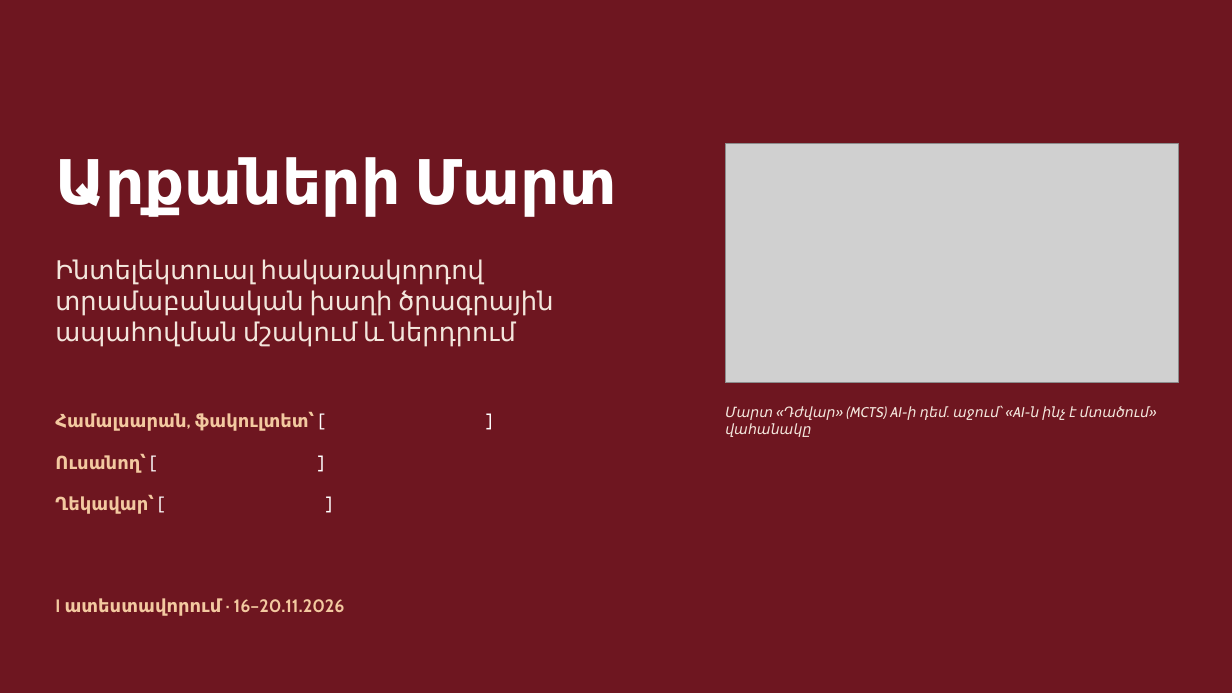
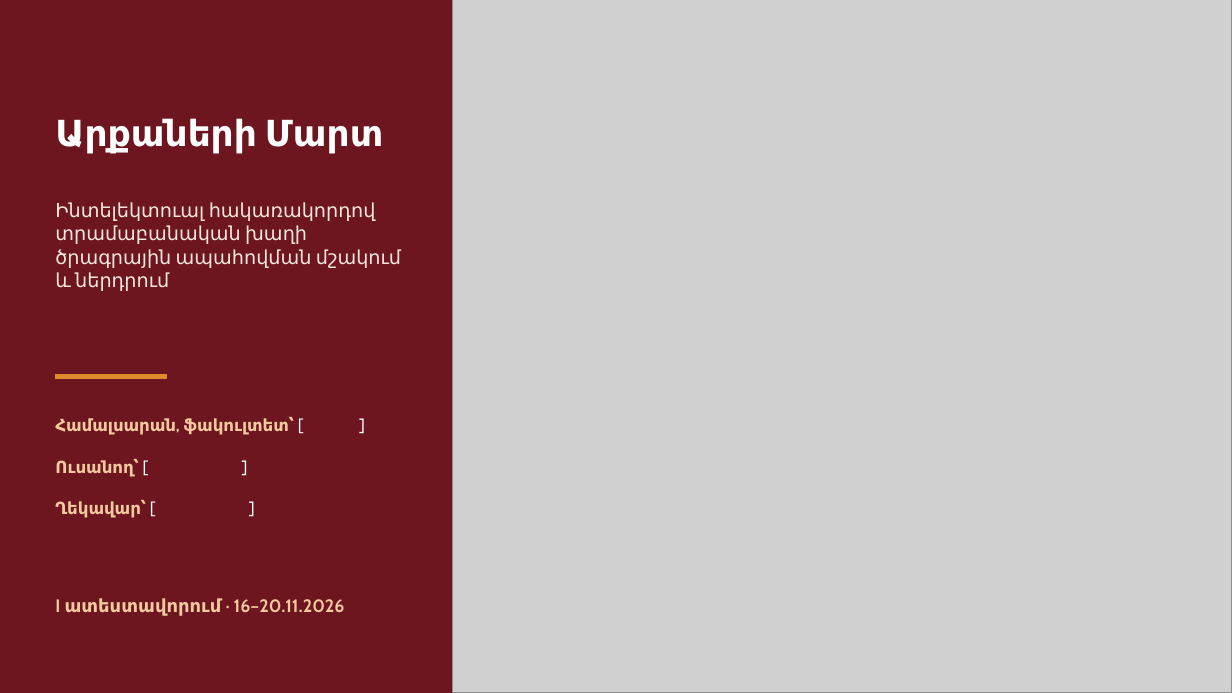
Before and after one commit to arshakhovhannisyannn-coder/kings_fight, a slide deck: slide 1 of docs/presentation/Arqaneri_Mart_I_atestavorum.pptx. Drawn at 1232x693 pixels with LibreOffice and Linux fonts; fonts in the diff are those of the drawing; grey boxes stand for pictures. Boxes give left, top, right and bottom in pixels: in the first picture for what was removed or moved away, otherwise in the second. Text is boxed around its words. In the diff, an @@ line names an element or a change of style, - is before the commit and + after.

```diff
--- a/docs/presentation/Arqaneri_Mart_I_atestavorum.pptx
+++ b/docs/presentation/Arqaneri_Mart_I_atestavorum.pptx
@@ picture added at (x1=453, y1=0, x2=1232, y2=693) @@
@@ title "Արքաների Մարտ" moved from (x1=55, y1=157, x2=618, y2=217) to (x1=55, y1=118, x2=383, y2=154) @@
@@ title "Արքաների Մարտ" at (x1=55, y1=118, x2=383, y2=154): size 48 to 28 pt @@
@@ picture removed at (x1=726, y1=143, x2=1178, y2=383) @@
@@ text "Ինտելեկտուալ հակառակորդով տրամաբանական խաղի ծրագրային ..." moved from (x1=55, y1=259, x2=553, y2=347) to (x1=55, y1=202, x2=401, y2=291) @@
@@ text "Ինտելեկտուալ հակառակորդով տրամաբանական խաղի ծրագրային ..." at (x1=55, y1=202, x2=401, y2=291): size 20 to 15 pt @@
@@ rectangle added at (x1=55, y1=374, x2=166, y2=379), fill #E08A2E, outline #E08A2E 1 pt @@
@@ size 14 to 13 pt in 3 elements at (x1=55, y1=459, x2=139, y2=477), (x1=55, y1=500, x2=146, y2=518), (x1=55, y1=417, x2=295, y2=435) @@
@@ text removed at (x1=725, y1=405, x2=1149, y2=437) @@
-Մարտ «Դժվար» (MCTS) AI-ի դեմ. աջում՝ «AI-ն ինչ է մտածում» վահանակը
```
Also in this commit, not shown: 5 other slides changed, 9 other files.
